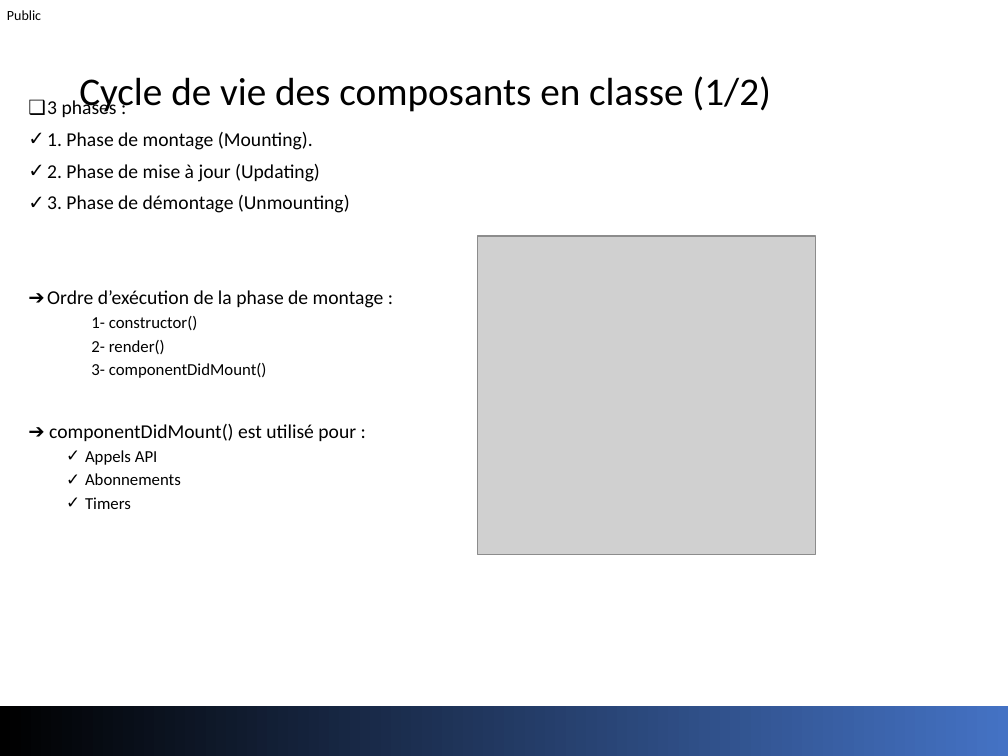
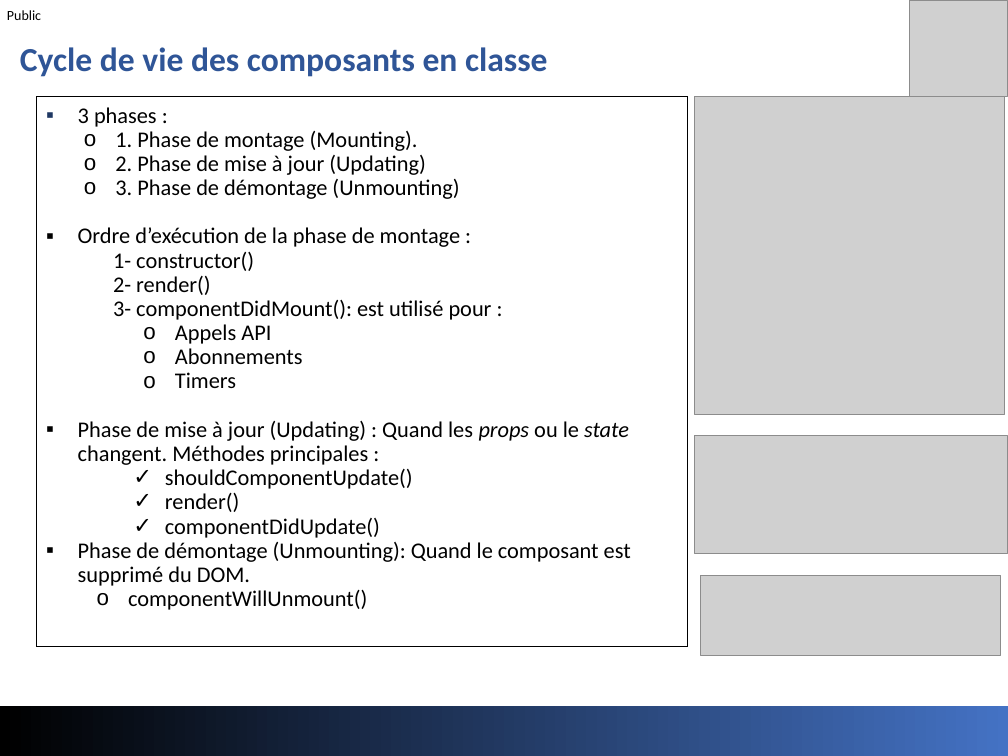
Before and after one commit to jeouit/REACT, a slide deck: slide 90 of Formation Front-V1-4.pptx (slide 92 before the commit). Drawn at 1008x756 pixels with LibreOffice and Linux fonts; fonts in the diff are those of the drawing; grey boxes stand for pictures. Boxes give left, top, right and bottom in pixels: in the first picture for what was removed or moved away, otherwise in the second. Text is boxed around its words. In the diff, an @@ line names an element or a change of style, - is before the commit and + after.

```diff
--- a/Formation Front-V1-4.pptx
+++ b/Formation Front-V1-4.pptx
@@ picture added at <box>909,0,1008,96</box> @@
@@ text at <box>20,47,548,77</box>: text changed; size 28 to 24 pt; text colour #000000 to #2F5597; bold on @@
-Cycle de vie des composants en classe (1/2)
+Cycle de vie des composants en classe
@@ rectangle "3 phases :": place and size @@
-rectangle "3 phases :" at <box>47,98,384,509</box>
+rectangle "3 phases :" at <box>36,96,687,646</box>
@@ rectangle "3 phases :" at <box>36,96,687,646</box>: outline none to #000000 0.75 pt @@
@@ text in rectangle at <box>78,107,460,388</box>: size 14 to 16 pt in "3 phases :", "1. Phase de montage (Mounting).", "2. Phase de mise à jour (Updating)", "3. Phase de démontage (Unmounting)" and 1 more places; size 12 to 16 pt in "1- constructor()", "2- render()", "Appels API", "Abonnements" and 1 more places; bullet ❑ to ▪; list level 1 to 2 in "3 phases :"; line spacing 0.9 to 1; bullet colour #000000 to #1F3863; bullet ✓ to o; less space between paragraphs; bullet ➔ to ▪ @@
@@ picture: place and size @@
-picture at <box>477,236,814,554</box>
+picture at <box>695,96,1004,414</box>
@@ text in rectangle at <box>113,300,492,320</box>: text changed; size 14 to 16 pt @@
-  3- componentDidMount()
-➔ componentDidMount() est utilisé pour :
+  3- componentDidMount(): est utilisé pour :
@@ text in rectangle at <box>78,421,631,610</box>: paragraphs added @@
+  ▪ Phase de mise à jour (Updating) : Quand les props ou le state changent. Méthodes principales :
+    ✓ shouldComponentUpdate()
+    ✓ render()
+    ✓ componentDidUpdate()
+  ▪ Phase de démontage (Unmounting): Quand le composant est supprimé du DOM.
+    o componentWillUnmount()
@@ picture added at <box>695,436,1008,554</box> @@
@@ picture added at <box>701,576,1001,655</box> @@
```
Also in this commit, not shown: 8 other slides changed, 8 slides added, 7 slides removed.
